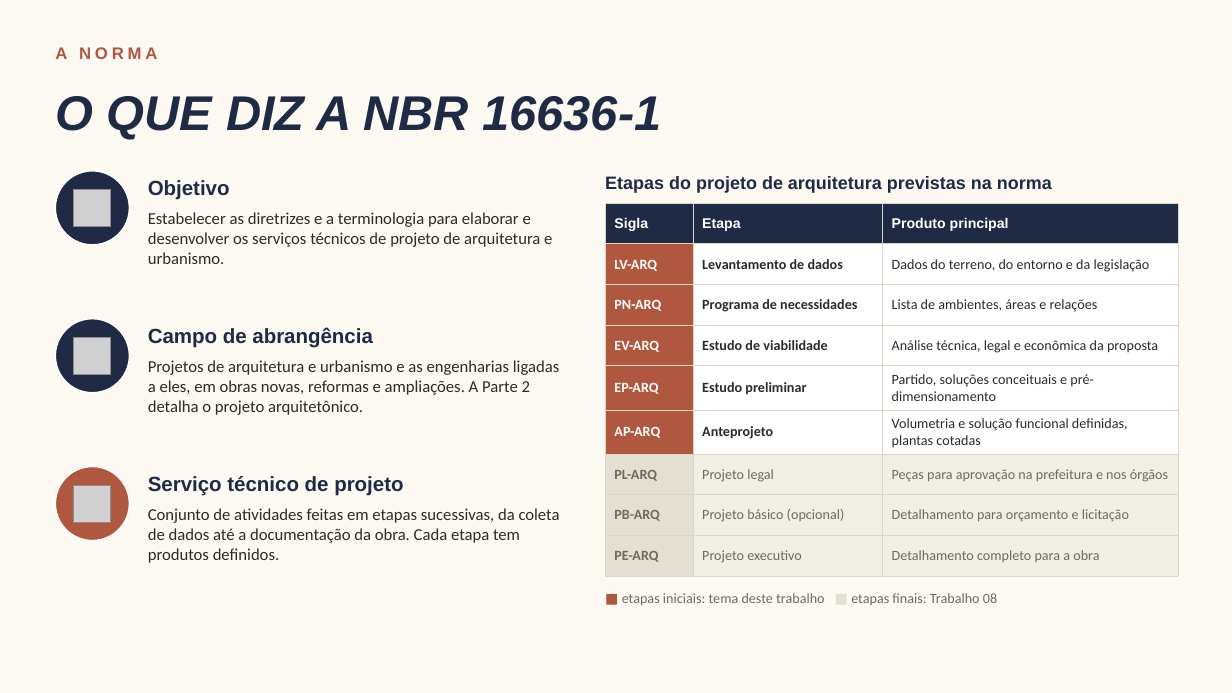
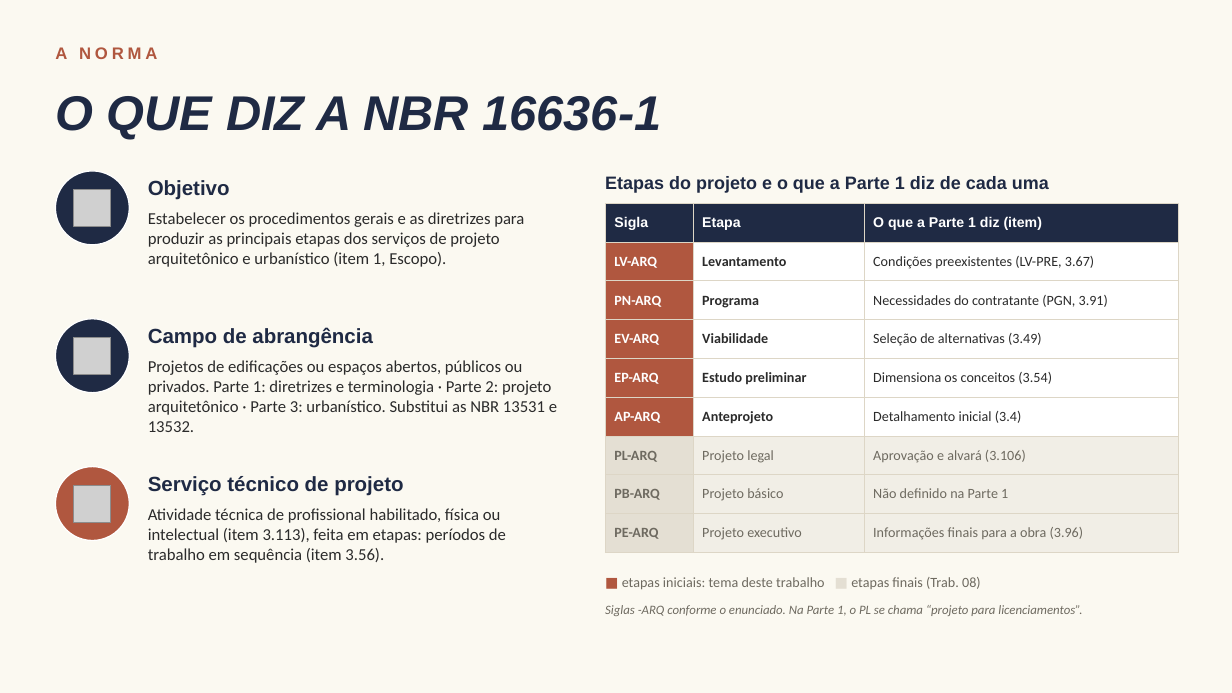
Before and after one commit to arqlais/slide, a slide deck: slide 2 of Claudio_Castro_de_Oliveira_Junior.pptx. Drawn at 1232x693 pixels with LibreOffice and Linux fonts; fonts in the diff are those of the drawing; grey boxes stand for pictures. Boxes give left, top, right and bottom in pixels: in the first picture for what was removed or moved away, otherwise in the second. Text is boxed around its words. In the diff, an @@ line names an element or a change of style, - is before the commit and + after.

```diff
--- a/Claudio_Castro_de_Oliveira_Junior.pptx
+++ b/Claudio_Castro_de_Oliveira_Junior.pptx
@@ text at bbox=[605, 176, 1049, 193]: text changed @@
-Etapas do projeto de arquitetura previstas na norma
+Etapas do projeto e o que a Parte 1 diz de cada uma
@@ table at bbox=[605, 203, 1178, 544] @@
-row 1, column 3: Produto principal
+row 1, column 3: O que a Parte 1 diz (item)
-row 2, column 2: Levantamento de dados
+row 2, column 2: Levantamento
-row 2, column 3: Dados do terreno, do entorno e da legislação
+row 2, column 3: Condições preexistentes (LV-PRE, 3.67)
-row 3, column 2: Programa de necessidades
+row 3, column 2: Programa
-row 3, column 3: Lista de ambientes, áreas e relações
+row 3, column 3: Necessidades do contratante (PGN, 3.91)
-row 4, column 2: Estudo de viabilidade
+row 4, column 2: Viabilidade
-row 4, column 3: Análise técnica, legal e econômica da proposta
+row 4, column 3: Seleção de alternativas (3.49)
-row 5, column 3: Partido, soluções conceituais e pré-dimensionamento
+row 5, column 3: Dimensiona os conceitos (3.54)
-row 6, column 3: Volumetria e solução funcional definidas, plantas cotadas
+row 6, column 3: Detalhamento inicial (3.4)
-row 7, column 3: Peças para aprovação na prefeitura e nos órgãos
+row 7, column 3: Aprovação e alvará (3.106)
-row 8, column 2: Projeto básico (opcional)
+row 8, column 2: Projeto básico
-row 8, column 3: Detalhamento para orçamento e licitação
+row 8, column 3: Não definido na Parte 1
-row 9, column 3: Detalhamento completo para a obra
+row 9, column 3: Informações finais para a obra (3.96)
@@ text at bbox=[148, 212, 524, 267]: text changed @@
-Estabelecer as diretrizes e a terminologia para elaborar e desenvolver os serviços técnicos de projeto de arquitetura e urbanismo.
+Estabelecer os procedimentos gerais e as diretrizes para produzir as principais etapas dos serviços de projeto arquitetônico e urbanístico (item 1, Escopo).
@@ text at bbox=[148, 360, 557, 432]: text changed @@
-Projetos de arquitetura e urbanismo e as engenharias ligadas a eles, em obras novas, reformas e ampliações. A Parte 2 detalha o projeto arquitetônico.
+Projetos de edificações ou espaços abertos, públicos ou privados. Parte 1: diretrizes e terminologia · Parte 2: projeto arquitetônico · Parte 3: urbanístico. Substitui as NBR 13531 e 13532.
@@ text at bbox=[148, 508, 506, 563]: text changed @@
-Conjunto de atividades feitas em etapas sucessivas, da coleta de dados até a documentação da obra. Cada etapa tem produtos definidos.
+Atividade técnica de profissional habilitado, física ou intelectual (item 3.113), feita em etapas: períodos de trabalho em sequência (item 3.56).
@@ text at bbox=[622, 577, 981, 589]: text changed @@
-■ etapas iniciais: tema deste trabalho ■ etapas finais: Trabalho 08
+■ etapas iniciais: tema deste trabalho ■ etapas finais (Trab. 08)
@@ text added at bbox=[605, 605, 1082, 616], 10 pt, text #6E6A60, italic @@
+Siglas -ARQ conforme o enunciado. Na Parte 1, o PL se chama “projeto para licenciamentos”.
```
Also in this commit, not shown: 7 other slides changed, 9 other files.
